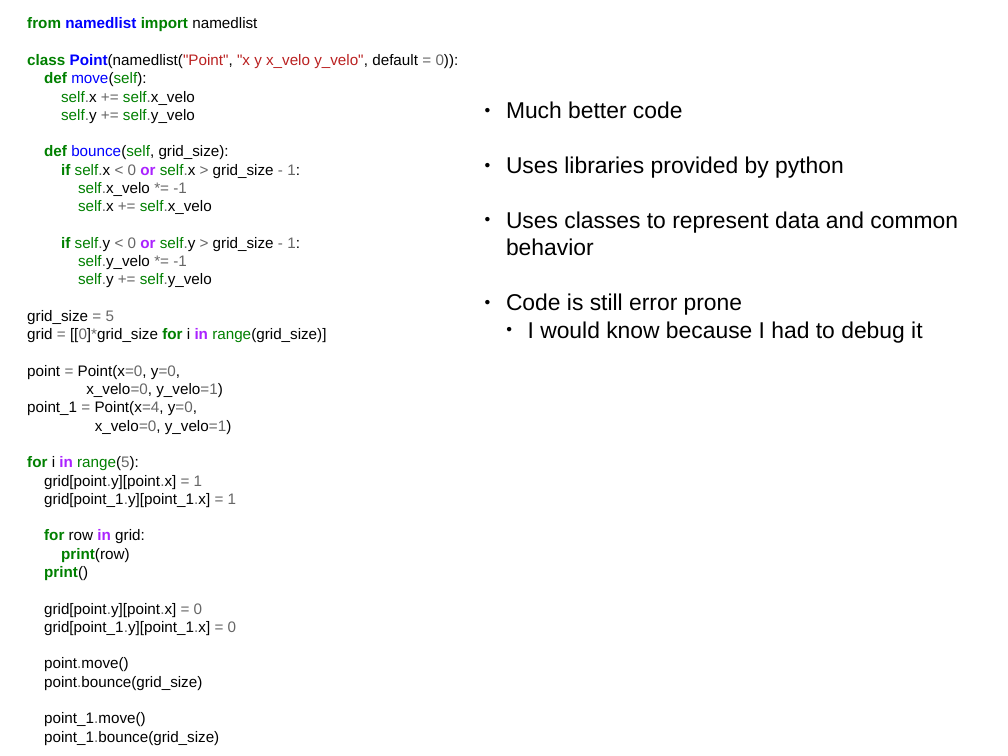
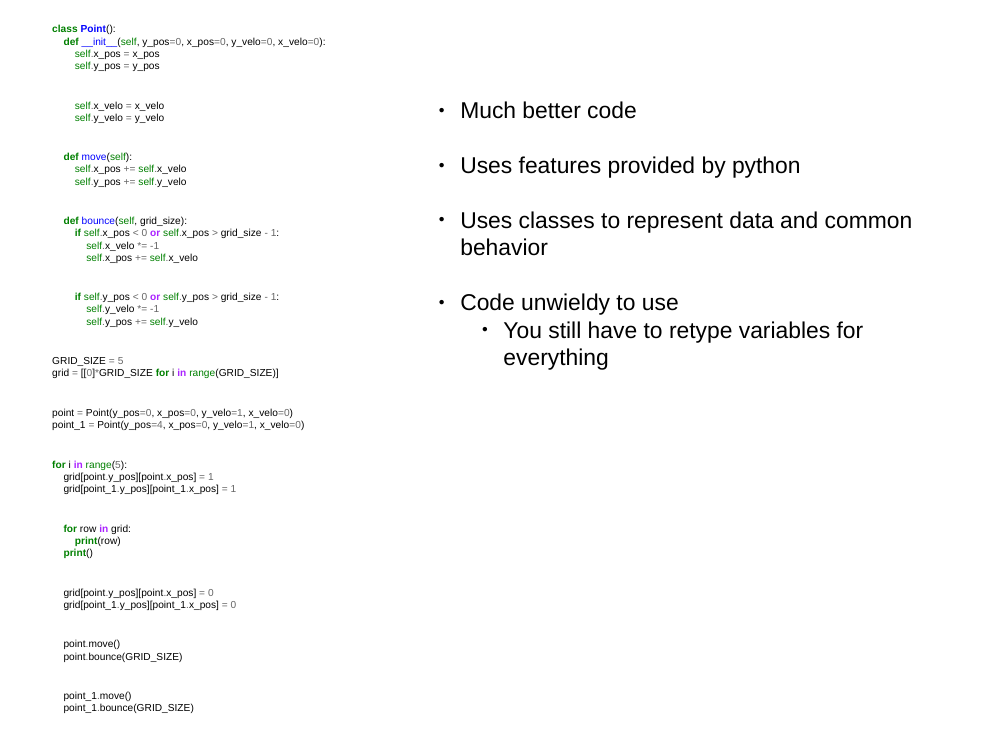
Before and after one commit to f0lie/refactoring_example, a slide deck: slide 14 of safe_code_pt2.odp (slide 10 before the commit). Drawn at 1008x756 pixels with LibreOffice and Linux fonts; fonts in the diff are those of the drawing. Boxes give left, top, right and bottom in pixels: in the first picture for what was removed or moved away, otherwise in the second. Text is boxed around its words. In the diff, an @@ line names an element or a change of style, - is before the commit and + after.

Commit message:
made the pointpower MUCH better

```diff
--- a/safe_code_pt2.odp
+++ b/safe_code_pt2.odp
@@ text "class Point():": place and size @@
-text "class Point():" at [27, 17, 459, 745]
+text "class Point():" at [52, 25, 325, 713]
@@ text at [52, 25, 325, 123]: text changed; size 12 to 8 pt @@
-from namedlist import namedlist
-class Point(namedlist("Point", "x y x_velo y_velo", default = 0)):
+class Point():
+def __init__(self, y_pos=0, x_pos=0, y_velo=0, x_velo=0):
+self.x_pos = x_pos
+self.y_pos = y_pos
+self.x_velo = x_velo
+self.y_velo = y_velo
@@ text "Much better code": place and size @@
-text "Much better code" at [506, 101, 958, 343]
+text "Much better code" at [460, 101, 913, 370]
@@ text at [52, 153, 187, 701]: size 12 to 8 pt in "def move(self):", "def bounce(self, grid_size):", "self.x_velo *= -1", "self.y_velo *= -1" and 6 more places @@
@@ text at [75, 165, 186, 187]: text changed; size 12 to 8 pt; text colour #008000 to #000000 @@
-self.x += self.x_velo
-self.y += self.y_velo
+self.x_pos += self.x_velo
+self.y_pos += self.y_velo
@@ text at [460, 156, 801, 178]: text changed @@
-● Uses libraries provided by python
+● Uses features provided by python
@@ text at [75, 229, 279, 239]: text changed; size 12 to 8 pt @@
-if self.x < 0 or self.x > grid_size - 1:
+if self.x_pos < 0 or self.x_pos > grid_size - 1:
@@ text at [75, 253, 279, 303]: text changed; size 12 to 8 pt @@
-self.x += self.x_velo
-if self.y < 0 or self.y > grid_size - 1:
+self.x_pos += self.x_velo
+if self.y_pos < 0 or self.y_pos > grid_size - 1:
@@ text at [460, 293, 864, 370]: text changed @@
-● Code is still error prone
-  ● I would know because I had to debug it
+● Code unwieldy to use
+    ● You still have to retype variables for everything
@@ text at [52, 317, 305, 430]: text changed; size 12 to 8 pt @@
-self.y += self.y_velo
-grid_size = 5
-grid = [[0]*grid_size for i in range(grid_size)]
-point = Point(x=0, y=0,
-x_velo=0, y_velo=1)
-point_1 = Point(x=4, y=0,
-x_velo=0, y_velo=1)
+self.y_pos += self.y_velo
+GRID_SIZE = 5
+grid = [[0]*GRID_SIZE for i in range(GRID_SIZE)]
+point = Point(y_pos=0, x_pos=0, y_velo=1, x_velo=0)
+point_1 = Point(y_pos=4, x_pos=0, y_velo=1, x_velo=0)
@@ text at [64, 472, 237, 494]: text changed; size 12 to 8 pt @@
-grid[point.y][point.x] = 1
-grid[point_1.y][point_1.x] = 1
+grid[point.y_pos][point.x_pos] = 1
+grid[point_1.y_pos][point_1.x_pos] = 1
@@ text at [64, 588, 237, 610]: text changed; size 12 to 8 pt @@
-grid[point.y][point.x] = 0
-grid[point_1.y][point_1.x] = 0
+grid[point.y_pos][point.x_pos] = 0
+grid[point_1.y_pos][point_1.x_pos] = 0
@@ text at [64, 652, 183, 662]: text changed; size 12 to 8 pt @@
-point.bounce(grid_size)
+point.bounce(GRID_SIZE)
@@ text at [64, 704, 194, 713]: text changed; size 12 to 8 pt @@
-point_1.bounce(grid_size)
+point_1.bounce(GRID_SIZE)
```
Also in this commit, not shown: 6 other slides changed, 9 slides added, 3 slides removed, 1 other file.
